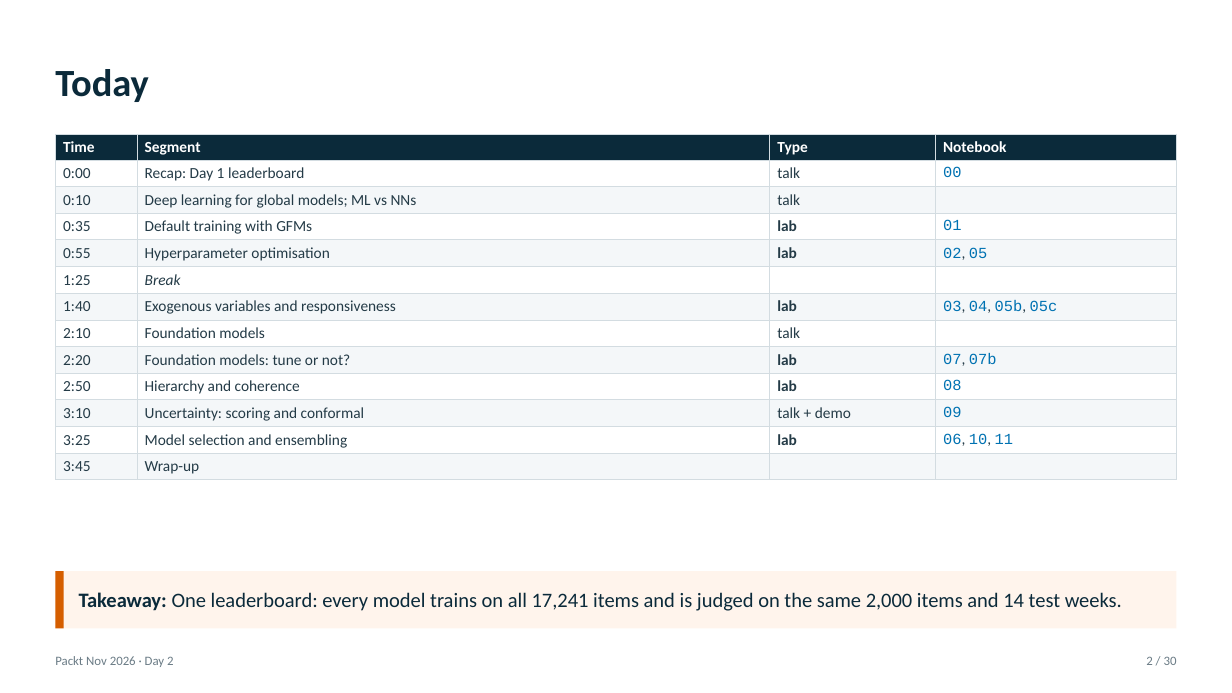
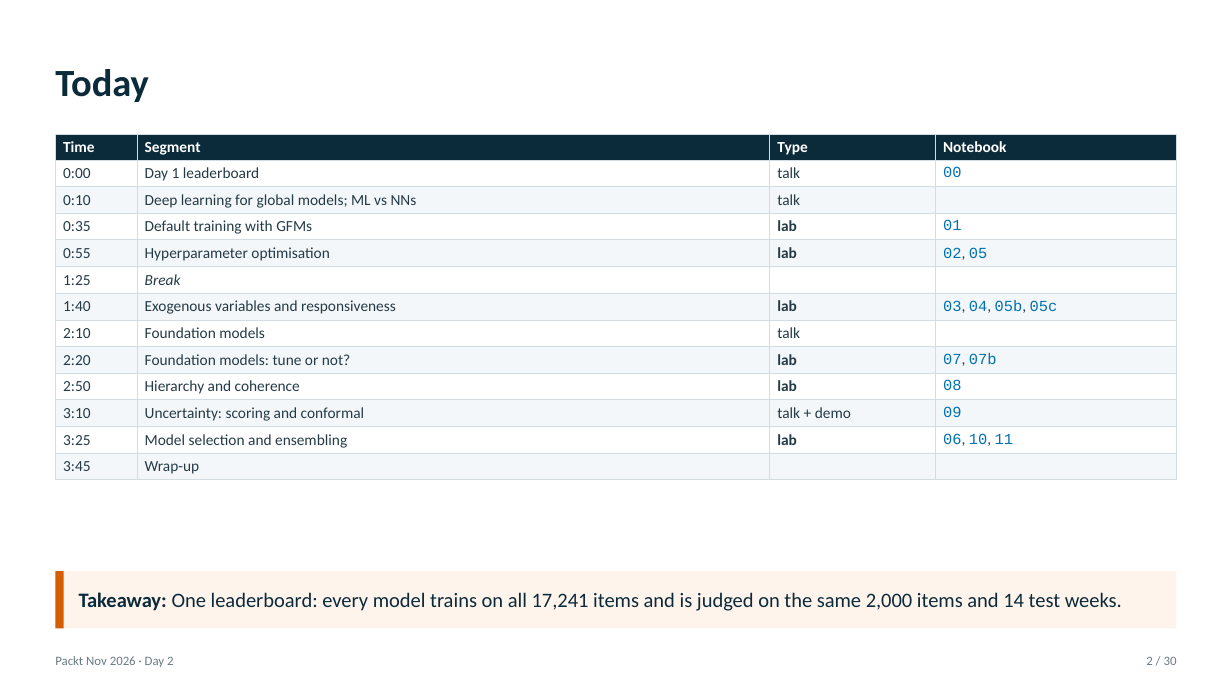
Before and after one commit to tackes/time-series-forecasting-bootcamp, a slide deck: slide 2 of day2_neural/slides_full/day2_slides.pptx. Drawn at 1232x693 pixels with LibreOffice and Linux fonts; fonts in the diff are those of the drawing. Boxes give left, top, right and bottom in pixels: in the first picture for what was removed or moved away, otherwise in the second. Text is boxed around its words. In the diff, an @@ line names an element or a change of style, - is before the commit and + after.

```diff
--- a/day2_neural/slides_full/day2_slides.pptx
+++ b/day2_neural/slides_full/day2_slides.pptx
@@ table at <box>55,134,1177,478</box> @@
-row 2, column 2: Recap: Day 1 leaderboard
+row 2, column 2: Day 1 leaderboard
```
Also in this commit, not shown: 25 other slides changed, 9 slides added, 2 slides removed, 1 other file.
